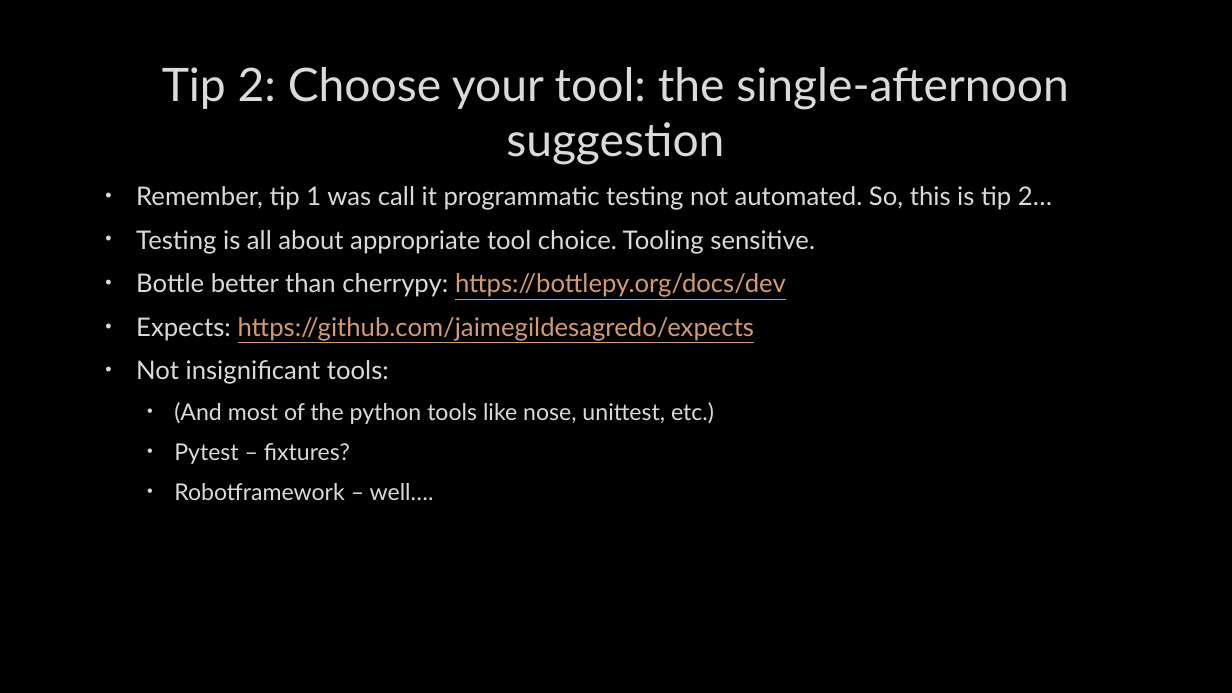
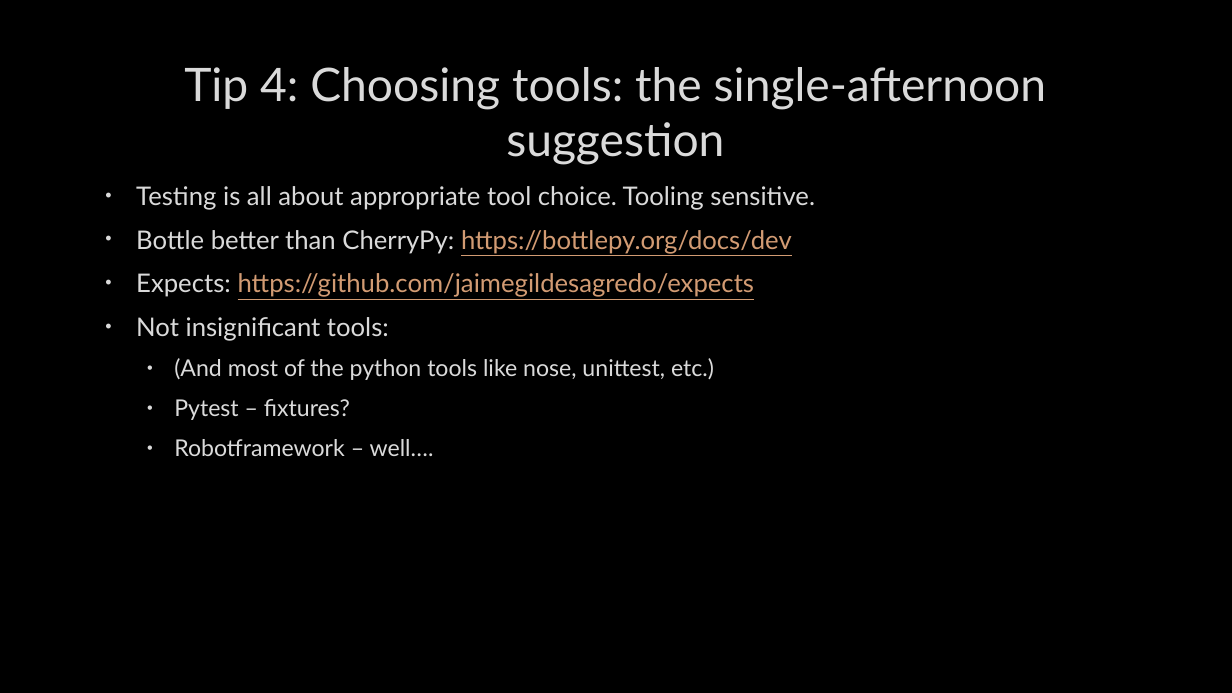
Before and after one commit to ddmee/pylondinium2018, a slide deck: slide 11 of testing - how to keep it simple.pptx. Drawn at 1232x693 pixels with LibreOffice and Linux fonts; fonts in the diff are those of the drawing; background and template pictures are left out. Boxes give left, top, right and bottom in pixels: in the first picture for what was removed or moved away, otherwise in the second. Text is boxed around its words. In the diff, an @@ line names an element or a change of style, - is before the commit and + after.

```diff
--- a/testing - how to keep it simple.pptx
+++ b/testing - how to keep it simple.pptx
@@ title at [184, 67, 1047, 165]: text changed @@
-Tip 2: Choose your tool: the single-afternoon suggestion
+Tip 4: Choosing tools: the single-afternoon suggestion
@@ text at [136, 186, 1052, 210]: paragraph removed @@
-• Remember, tip 1 was call it programmatic testing not automated. So, this is tip 2…
@@ text at [136, 230, 792, 254]: text changed @@
-• Bottle better than cherrypy: https://bottlepy.org/docs/dev
+• Bottle better than CherryPy: https://bottlepy.org/docs/dev
```
Also in this commit, not shown: 10 other slides changed, 2 slides added, 1 other file.
